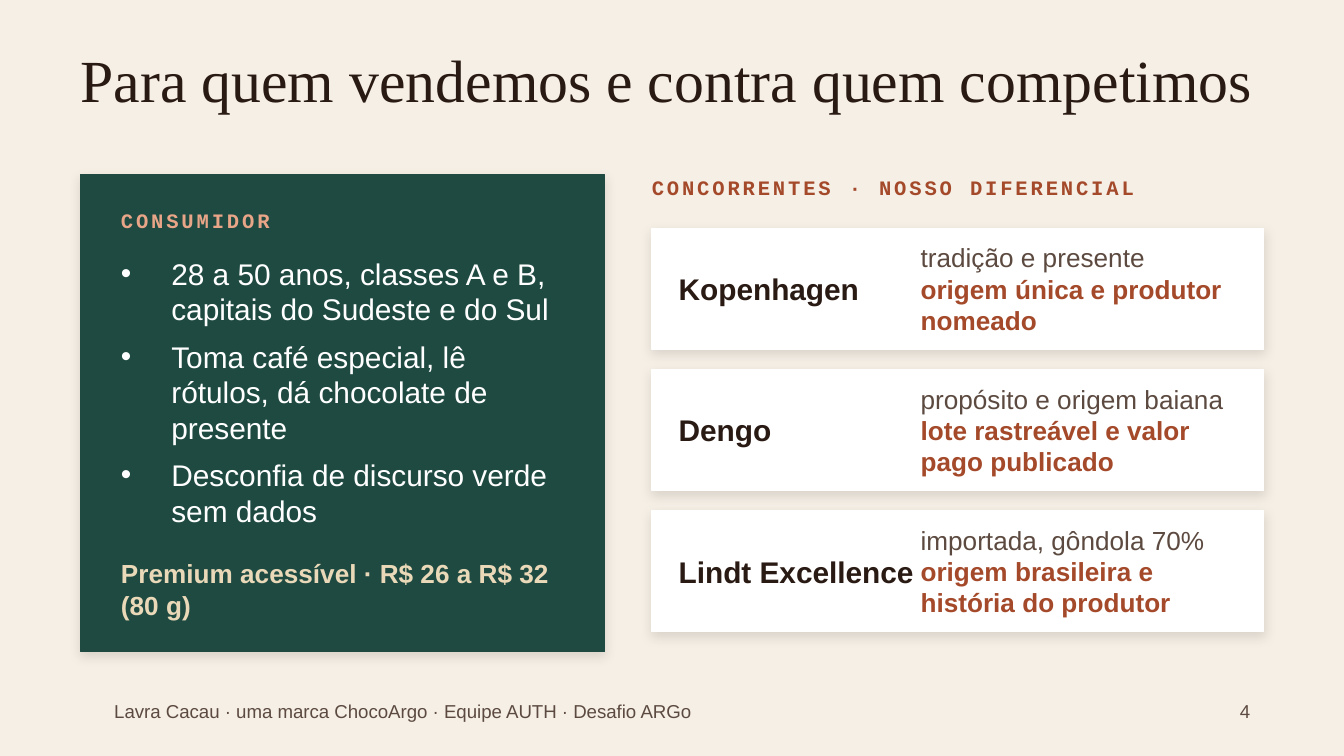
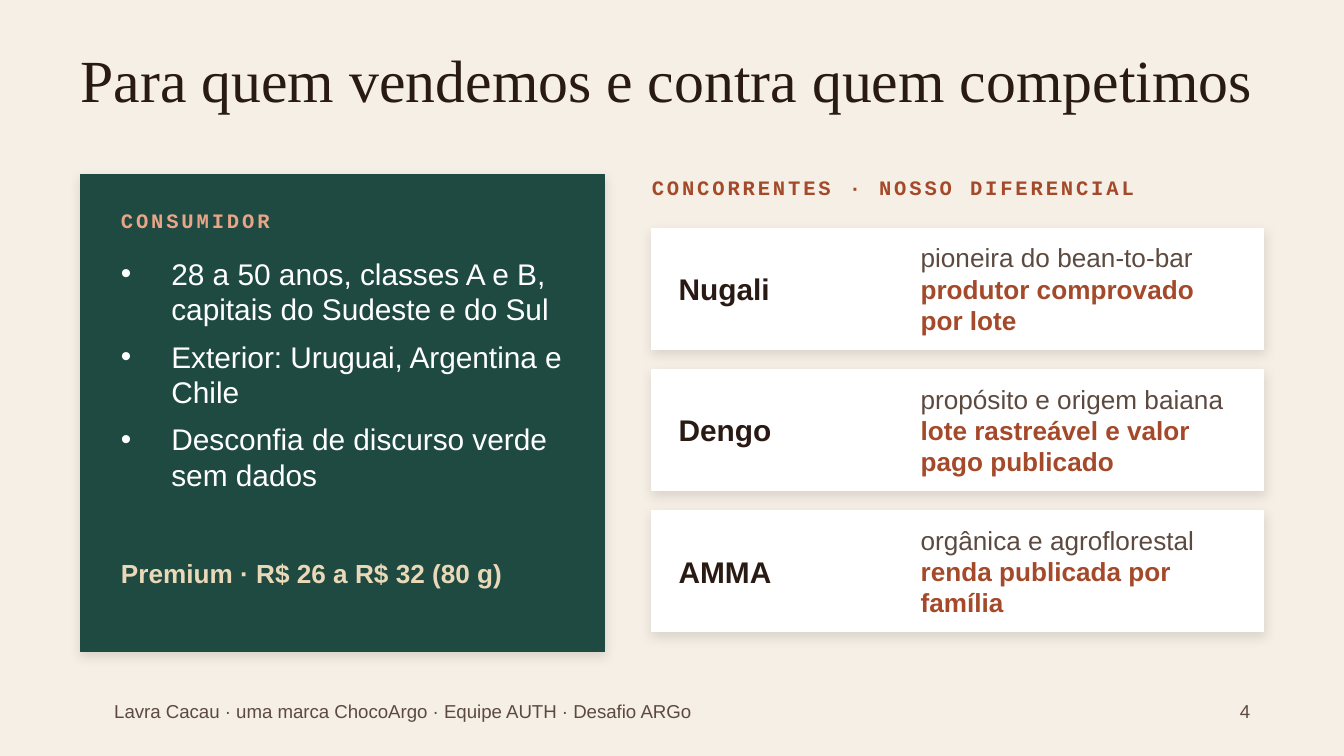
Before and after one commit to Equipe-Auth/auth-portfolio, a slide deck: slide 4 of lavra/Lavra-Cacau-Apresentacao-AUTH.pptx. Drawn at 1344x756 pixels with LibreOffice and Linux fonts; fonts in the diff are those of the drawing; background and template pictures are left out. Boxes give left, top, right and bottom in pixels: in the first picture for what was removed or moved away, otherwise in the second. Text is boxed around its words. In the diff, an @@ line names an element or a change of style, - is before the commit and + after.

```diff
--- a/lavra/Lavra-Cacau-Apresentacao-AUTH.pptx
+++ b/lavra/Lavra-Cacau-Apresentacao-AUTH.pptx
@@ text at <box>921,248,1194,336</box>: text changed @@
-tradição e presente
-origem única e produtor nomeado
+pioneira do bean-to-bar
+produtor comprovado por lote
@@ text at <box>679,278,770,306</box>: text changed @@
-Kopenhagen
+Nugali
@@ text at <box>171,346,562,404</box>: text changed @@
-• Toma café especial, lê rótulos, dá chocolate de presente
+• Exterior: Uruguai, Argentina e Chile
@@ text at <box>921,531,1194,613</box>: text changed @@
-importada, gôndola 70%
-origem brasileira e história do produtor
+orgânica e agroflorestal
+renda publicada por família
@@ text at <box>121,563,502,589</box>: text changed @@
-Premium acessível · R$ 26 a R$ 32 (80 g)
+Premium · R$ 26 a R$ 32 (80 g)
@@ text at <box>679,562,772,583</box>: text changed @@
-Lindt Excellence
+AMMA
```
Also in this commit, not shown: 5 other slides changed, 2 other files.
